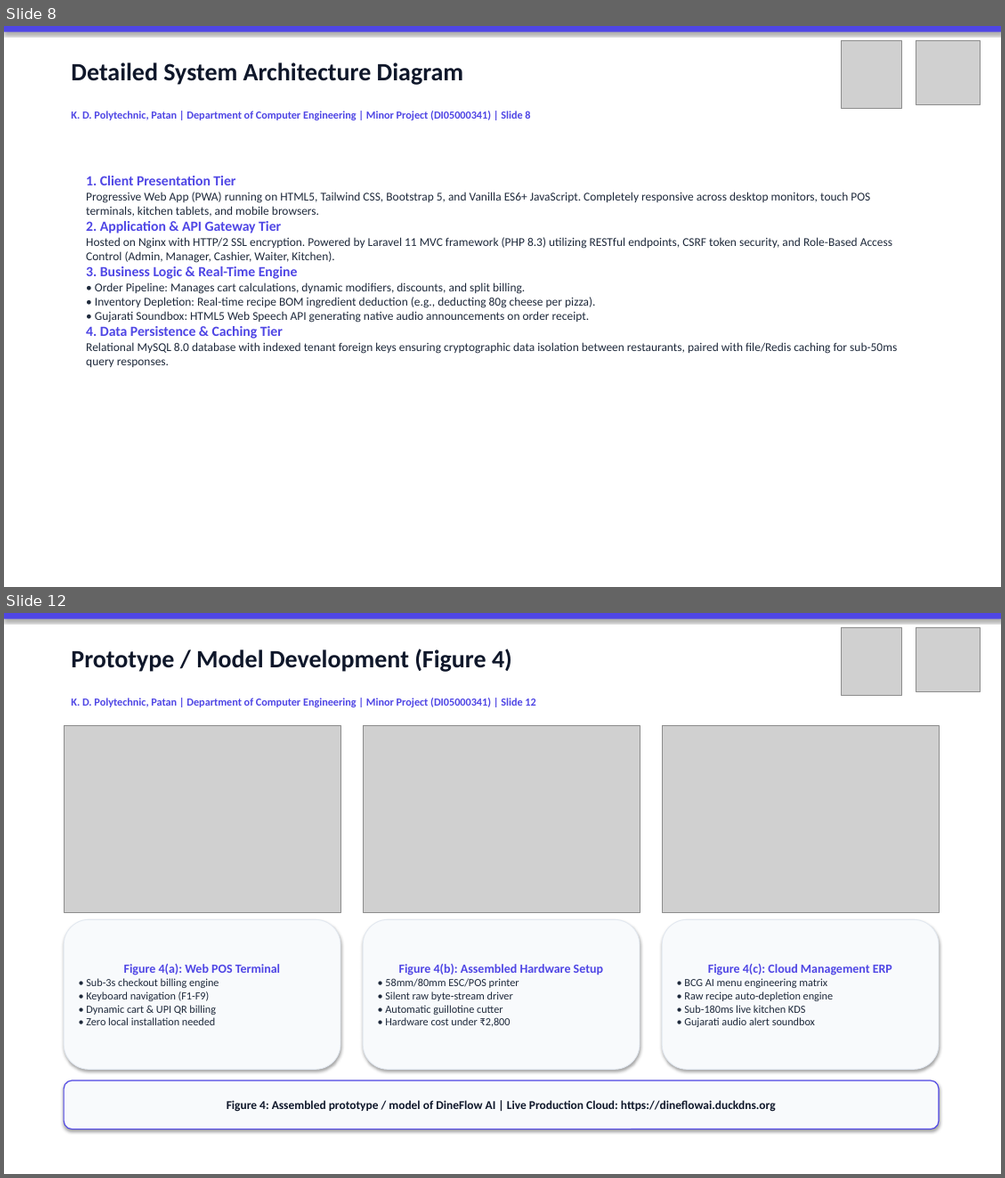
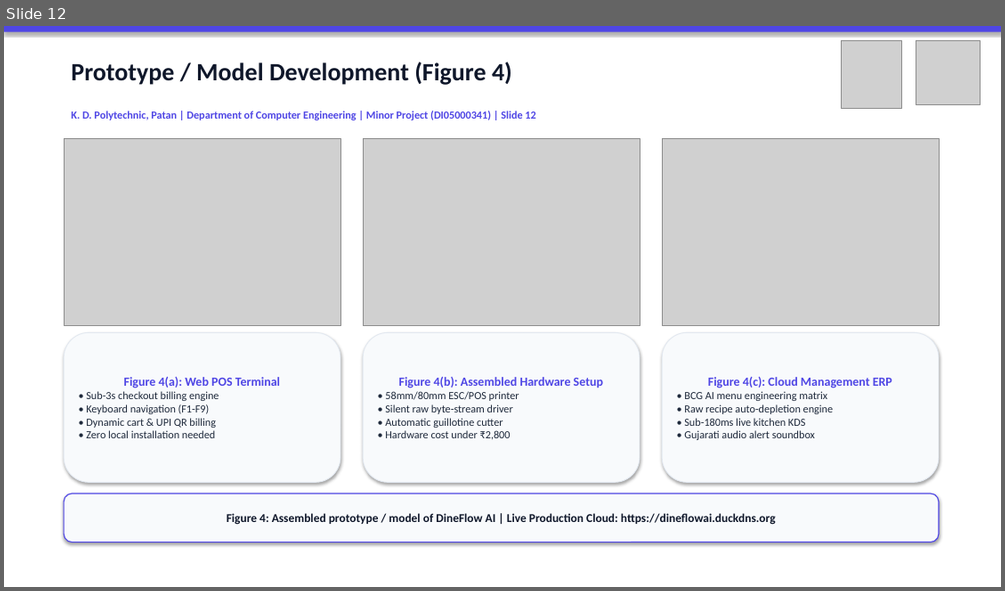
Before and after one commit to Shubh-Patel-07/DineFlow-AI, a slide deck: docs/DineFlow_AI_GTU_Minor_Project_Presentation.pptx. Shown one above the other, each under a label of ours: slides 8 and 12 before the commit, slide 12 after it; the slides between them are not shown. The pictures are 1005x1178 and 1005x591 pixels, drawn with LibreOffice and Linux fonts; fonts in the diff are those of the drawing; grey boxes stand for pictures. Boxes give left, top, right and bottom in pixels: in the first picture for what was removed or moved away, otherwise in the second. Text is boxed around its words. In the diff, an @@ line names an element or a change of style, - is before the commit and + after.

```diff
--- a/docs/DineFlow_AI_GTU_Minor_Project_Presentation.pptx
+++ b/docs/DineFlow_AI_GTU_Minor_Project_Presentation.pptx
@@ slide 8 removed at (4,26,1001,587), background #FFFFFF @@
@@ rectangle removed at (4,26,1001,587) @@
@@ rectangle removed at (4,26,1001,32) @@
@@ picture removed at (841,41,901,108) @@
@@ picture removed at (916,41,979,104) @@
@@ text removed at (71,62,464,85) @@
-Detailed System Architecture Diagram
@@ text removed at (71,111,530,120) @@
-K. D. Polytechnic, Patan | Department of Computer Engineering | Minor Project (DI05000341) | Slide 8
@@ text removed at (86,176,897,367) @@
-1. Client Presentation Tier
-Progressive Web App (PWA) running on HTML5, Tailwind CSS, Bootstrap 5, and Vanilla ES6+ JavaScript. Completely responsive across desktop monitors, touch POS terminals, kitchen tablets, and mobile browsers.
-2. Application & API Gateway Tier
-Hosted on Nginx with HTTP/2 SSL encryption. Powered by Laravel 11 MVC framework (PHP 8.3) utilizing RESTful endpoints, CSRF token security, and Role-Based Access Control (Admin, Manager, Cashier, Waiter, Kitchen).
-3. Business Logic & Real-Time Engine
-• Order Pipeline: Manages cart calculations, dynamic modifiers, discounts, and split billing.
-• Inventory Depletion: Real-time recipe BOM ingredient deduction (e.g., deducting 80g cheese per pizza).
-• Gujarati Soundbox: HTML5 Web Speech API generating native audio announcements on order receipt.
-4. Data Persistence & Caching Tier
-Relational MySQL 8.0 database with indexed tenant foreign keys ensuring cryptographic data isolation between restaurants, paired with file/Redis caching for sub-50ms query responses.
```
Also in this commit, not shown: 10 slides changed, 1 slide added, 1 other file.
